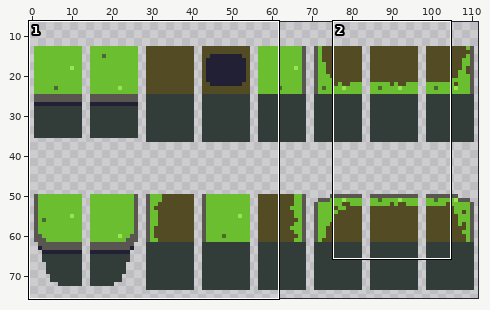
Sprite sheet: Assets/Sprites/worldTileset.png. Above: a wide view before the commit, with the close-up outlined.
Close-up. The starting point:
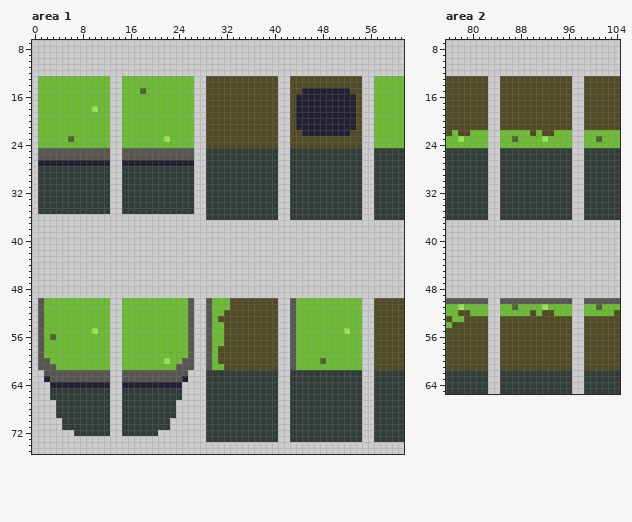
The file is 112x76 pixels. Shown: area 1: x 0..61, y 7..75; area 2: x 76..104, y 7..65. The wide view leaves out empty margins.
New version:
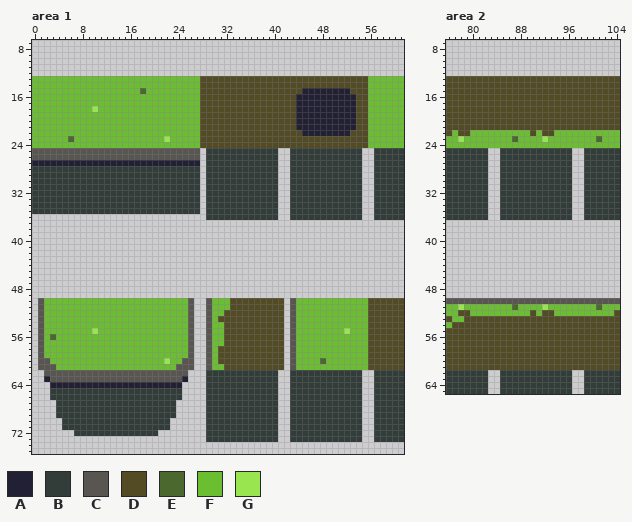
Palette (. is transparent): A #222034  B #323c39  C #595652  D #524b24  E #4b692f  F #6abe30  G #99e550
Change:
Changed rows in their new state; - is an unchanged pixel.
Area 1:
first column x 0:
13 F------------FF------------FD------------DD------------DF
14 F------------FF------------FD------------DD------------DF
15 F------------FF------------FD------------DD------------DF
16 F------------FF------------FD------------DD------------DF
17 F------------FF------------FD------------DD------------DF
18 F------------FF------------FD------------DD------------DF
19 F------------FF------------FD------------DD------------DF
20 F------------FF------------FD------------DD------------DF
21 F------------FF------------FD------------DD------------DF
22 F------------FF------------FD------------DD------------DF
23 F------------FF------------FD------------DD------------DF
24 F------------FF------------FD------------DD------------DF
25 C------------CC------------C-----------------------------
26 C------------CC------------C-----------------------------
27 A------------AA------------A-----------------------------
28 B------------BB------------B-----------------------------
29 B------------BB------------B-----------------------------
30 B------------BB------------B-----------------------------
31 B------------BB------------B-----------------------------
32 B------------BB------------B-----------------------------
33 B------------BB------------B-----------------------------
34 B------------BB------------B-----------------------------
35 B------------BB------------B-----------------------------
first column x 13:
50 FF--------------------------D-------------FD
51 FF--------------------------D-------------FD
52 FF--------------------------D-------------FD
53 FF--------------------------D-------------FD
54 FF--------------------------D-------------FD
55 FF--------------------------D-------------FD
56 FF--------------------------D-------------FD
57 FF--------------------------D-------------FD
58 FF--------------------------D-------------FD
59 FF--------------------------D-------------FD
60 FF--------------------------D-------------FD
61 FF--------------------------D-------------FD
62 CC------------------------------------------
63 CC------------------------------------------
64 AA------------------------------------------
65 BB------------------------------------------
66 BB------------------------------------------
67 BB------------------------------------------
68 BB------------------------------------------
69 BB------------------------------------------
70 BB------------------------------------------
71 BB------------------------------------------
72 BB------------------------------------------
Area 2:
first column x 83:
13 DD------------DD
14 DD------------DD
15 DD------------DD
16 DD------------DD
17 DD------------DD
18 DD------------DD
19 DD------------DD
20 DD------------DD
21 DD------------DD
22 FF------------FF
23 FF------------FF
24 FF------------FF
first column x 83:
50 CC------------CC
51 FF------------FF
52 FF------------FF
53 DD------------DD
54 DD------------DD
55 DD------------DD
56 DD------------DD
57 DD------------DD
58 DD------------DD
59 DD------------DD
60 DD------------DD
61 DD------------DD
